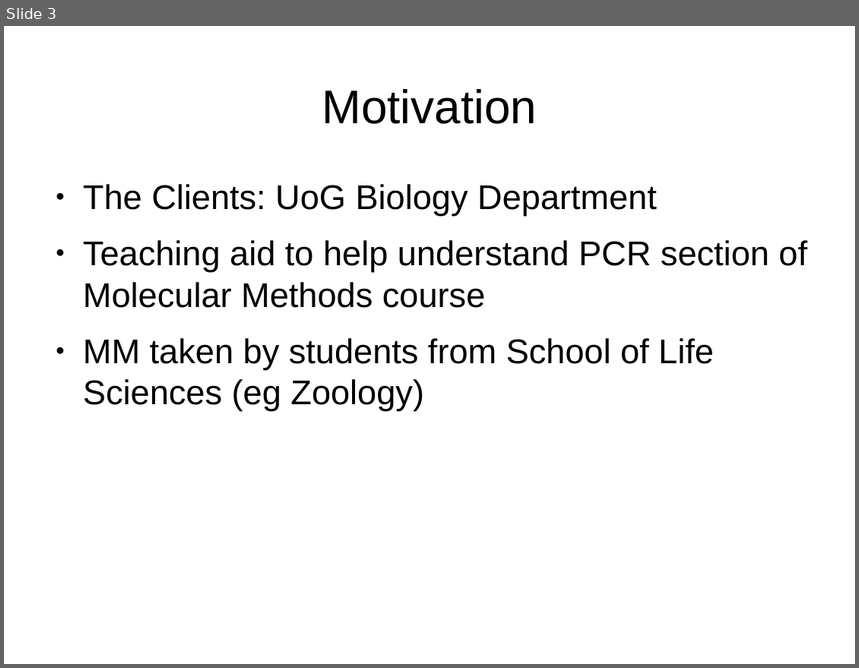
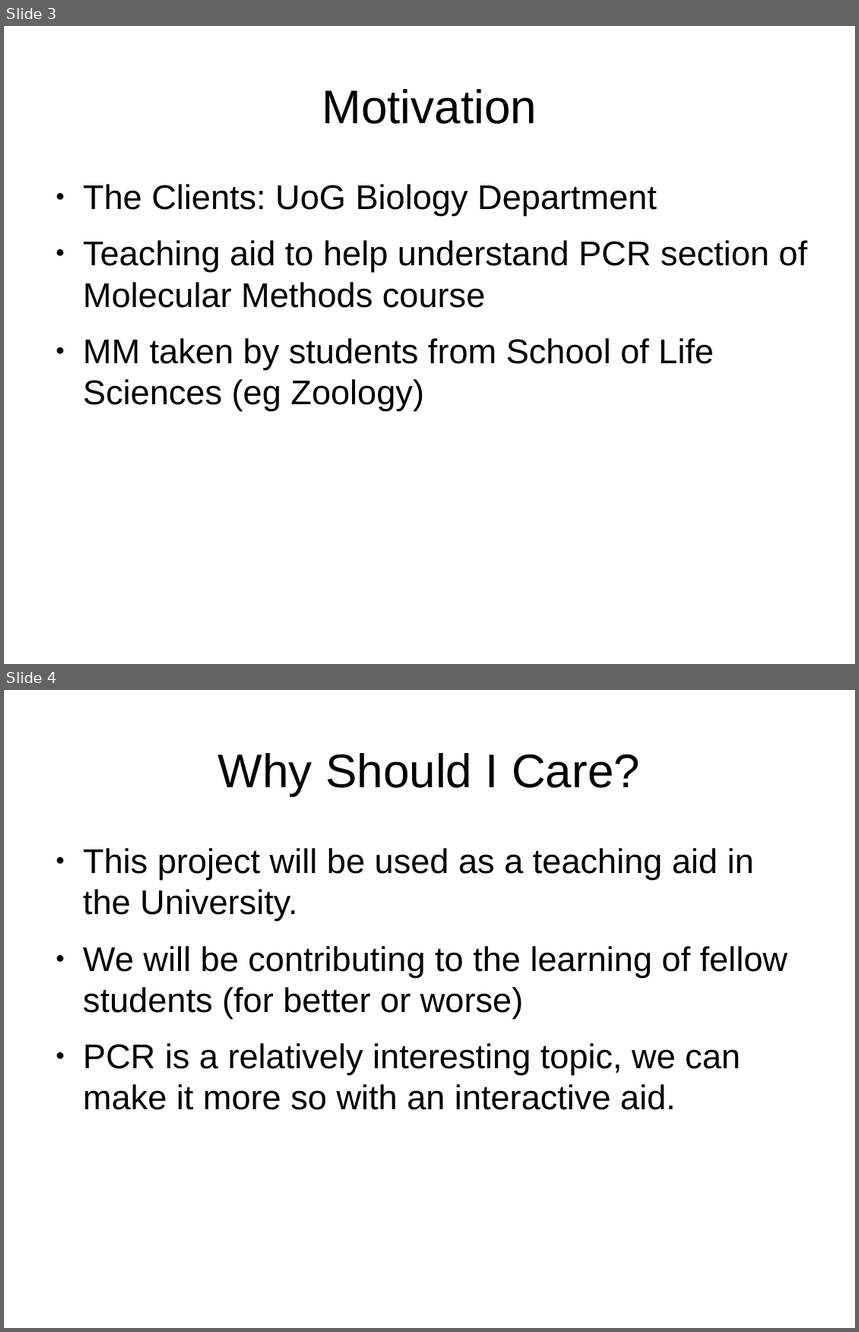
Before and after one commit to Dan-McElroy/Team-Project--Q, a slide deck: docs/progressPresentation/draft.odp. Shown one above the other, each under a label of ours: slide 3 before the commit, slides 3 and 4 after it. The pictures are 859x668 and 859x1332 pixels, drawn with LibreOffice and Linux fonts; fonts in the diff are those of the drawing. Boxes give left, top, right and bottom in pixels: in the first picture for what was removed or moved away, otherwise in the second. Text is boxed around its words. In the diff, an @@ line names an element or a change of style, - is before the commit and + after.

```diff
--- a/docs/progressPresentation/draft.odp
+++ b/docs/progressPresentation/draft.odp
@@ slide 4 added at [4, 690, 855, 1328], background #FFFFFF @@
@@ title added at [218, 753, 640, 796], 44 pt, text #000000 @@
+Why Should I Care?
@@ text added at [83, 848, 788, 1110], 32 pt, text #000000 @@
+● This project will be used as a teaching aid in the University.
+● We will be contributing to the learning of fellow students (for better or worse)
+● PCR is a relatively interesting topic, we can make it more so with an interactive aid.
```
Also in this commit, not shown: 7 other slides added.
